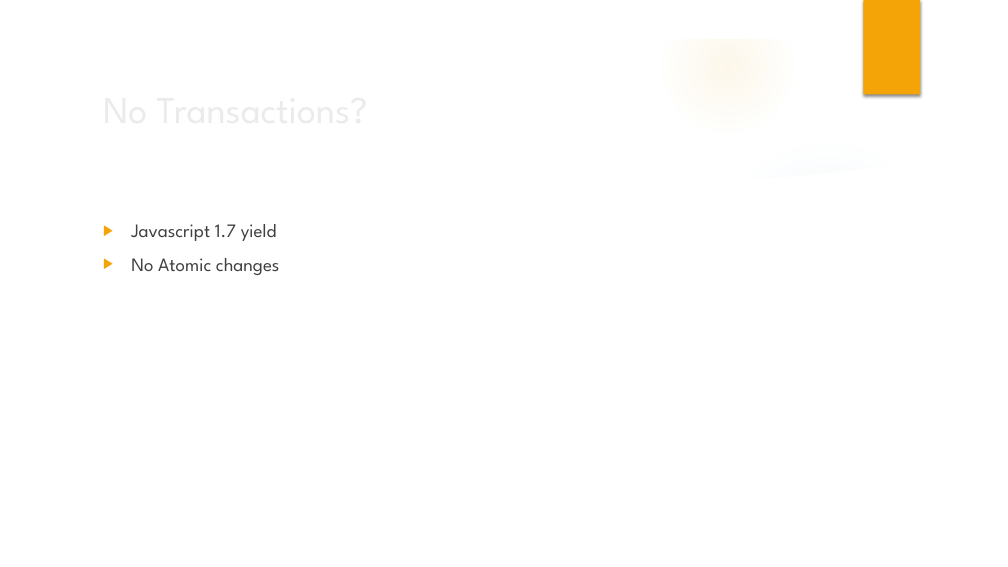
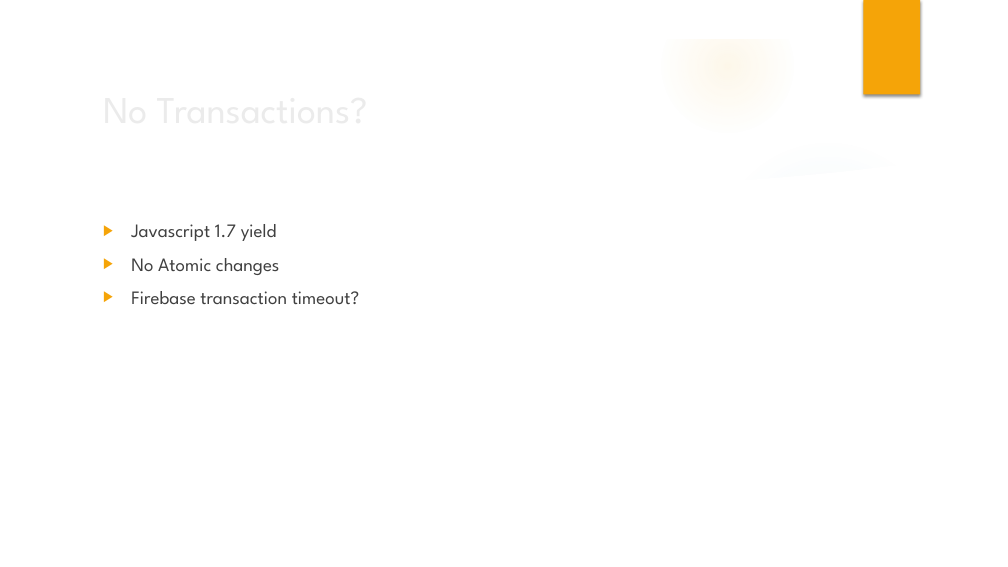
Before and after one commit to jbrelloch/Firepath, a slide deck: slide 32 of FirepathPresentation.pptx (slide 23 before the commit). Drawn at 1008x567 pixels with LibreOffice and Linux fonts; fonts in the diff are those of the drawing; background and template pictures are left out. Boxes give left, top, right and bottom in pixels: in the first picture for what was removed or moved away, otherwise in the second. Text is boxed around its words. In the diff, an @@ line names an element or a change of style, - is before the commit and + after.

```diff
--- a/FirepathPresentation.pptx
+++ b/FirepathPresentation.pptx
@@ text at box(131, 291, 359, 304): paragraph added @@
+▶ Firebase transaction timeout?
```
Also in this commit, not shown: 9 other slides changed, 15 slides added, 5 slides removed, 14 other files.
